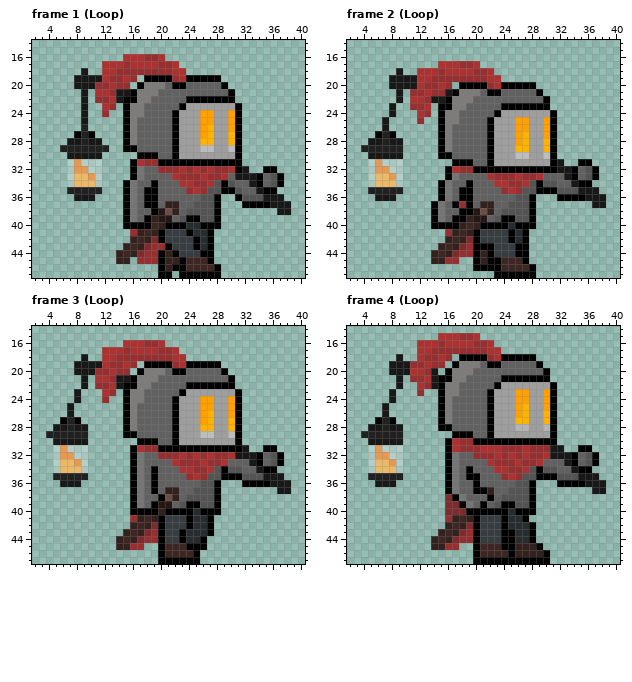
Edited in one commit: pixel-art file (EverlastingRejuvenation_Art/Enemies/KnightEnemy/KnightAnimations.aseprite). The picture above is the old version.
48x48 pixels, 7 frames. Colours within 5 levels of each other are drawn and written as one. Shown: frame 1 (Loop): x 2..40, y 14..47; frame 2 (Loop): x 2..40, y 14..47; frame 3 (Loop): x 2..40, y 14..47; frame 4 (Loop): x 2..40, y 14..47. The commit also changed other frames, which this record leaves out.
Once edited:
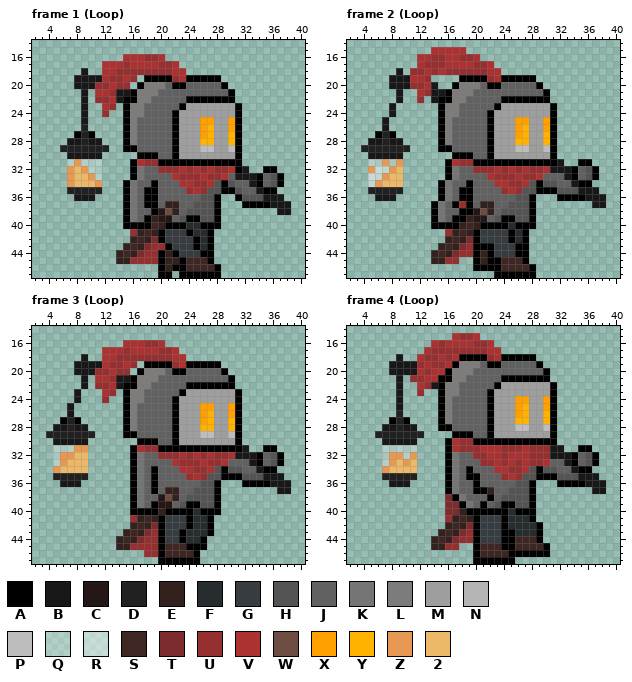
Palette (. is transparent): A #000000  B #181818  C #241715  D #212121  E #33211e  F #272c2e  G #363c3f  H #555454  J #616161  K #757575  L #7e7b7b  M #9e9e9e  N #b4b4b4  P #bdbdbd  Q #ffffff44  R #ffffff76  S #3e2723  T #7c2c2c  U #963030  V #ac3232  W #6d4c41  X #ffa000  Y #ffb300  Z #e79954  2 #ebb967
Change:
Changed rows in their new state; - is an unchanged pixel.
Frame 1 (Loop), layers "Knight", "Lantern":
first column x 26:
24 MM--M
first column x 7:
32 Z2---
33 Z----
34 Z---Z
first column x 16:
45 U
Frame 2 (Loop), layers "Knight", "Lantern":
first column x 5:
15 ---------VVVVV-------------
16 -------VVUUVVUUV-----------
17 -------VUUU--VVUUV---------
18 ------UU-UVUUUU---V--------
19 ------V-U....AAAAU-AAAAA---
20 ------UUVB..ALLLJAAJJJJJA--
21 ------.VUBBAL--J-JJ-----JA-
22 ------.U.-A---J----AAAAAA--
23 ------...--L-J----AMMMMMMMA
24 -------..--------AM--------
25 -------.----J--------------
26 ----------------------Y----
27 -------------------------Y-
28 ---------------------Y-----
29 -----D-----A---------PP--P-
30 ----------..AAA------MM--M-
31 -QZ-Z------AVUUAA-AAAAAAAA-
32 ZRRZ2-------KJJUUUVUVUVUUVB
33 RRZ22----------------------
34 RZ--2----------------------
Frame 3 (Loop), layers "Knight", "Lantern":
first column x 26:
24 MM--M
first column x 5:
29 -----D
31 -Q-ZZ-
32 ---22-
33 -Z-22-
34 Z---2-
first column x 20:
38 C
first column x 18:
45 UU
46 UU
Frame 4 (Loop), layers "Knight", "Lantern":
first column x 4:
15 -----------..--------------
16 --------..-----------------
17 --------.------------------
18 -------------V-------------
19 -------B----V--------------
20 -------B--VV---------------
21 ----------V----------------
23 ----.B----------------MM--M
24 ----.B---------------------
25 ---.-B---------------------
26 ---.-D---------------------
27 --..-DA--------------------
28 -..B-DBB--------------PP--P
29 ..----DDD------------------
30 -..---BB-------------------
31 -..---QQ-------------------
32 -..QZZQZ----------V---V---U
33 -..Q-2Z2---------UUV-VUV-UV
34 -..Z-222-------------------
35 -..---DD-------------------
36 --..-BB--------------------
first column x 18:
40 E------------
41 ---------FA--
42 ----------FA-
43 ----------FA-
44 --------SSSA-
45 --------SSSSA
46 --------AAAA-
47 --------.....
